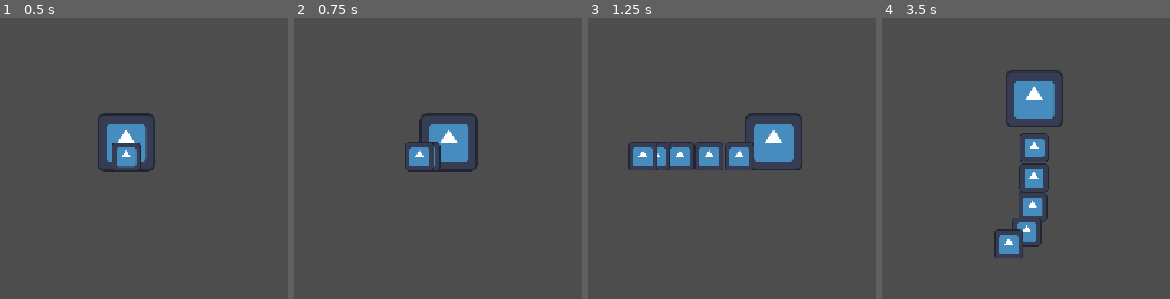
Above: before the commit, frames 1-4 (left to right).
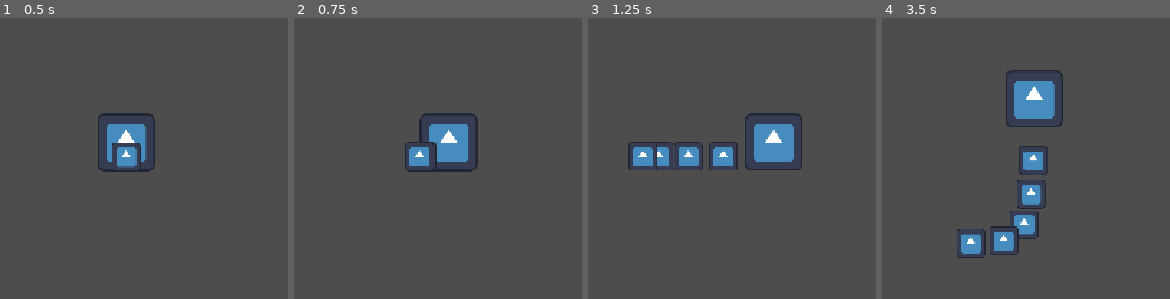
Above: after the commit, the same moments.

Repository: frantisek-boura/summoner-game
Game: Godot game, scene res://scenes/player/player.tscn
Same seed, same stepped clock (60 frames per second), same inputs: the game is played once before the commit and once after it. The engine's default icon, where the game draws it, is replaced by a stand-in: a white triangle on a blue panel in a dark square.
Inputs (mouse positions are in pixels of both pictures, inside the frame that each line leads up to):
- Up to frame 1 (0.5 s): no input
- Up to frame 2 (0.75 s): tap Enter at 0.5 s; move the mouse to (outside the picture) at 0.52 s; hold D (right) from 0.53 s (still down); hold E (minion_selector) from 0.53 s (still down); click (outside the picture) at 0.67 s
- Up to frame 3 (1.25 s): keep holding D (right); keep holding E (minion_selector)
- Up to frame 4 (3.5 s): move the mouse to (outside the picture) at 1.27 s; release D (right) at 1.28 s; release E (minion_selector) at 1.28 s; hold S (down) 1.28-2.03 s; tap E (minion_selector) at 1.35, 2.85 s; move the mouse to (1092, 74) at 2.02 s; hold D (right) 2.03-2.78 s; hold E (minion_selector) 2.03-2.78 s; move the mouse to (974, 265) at 2.77 s; hold W (up) from 2.78 s (still down); click (974, 265) at 2.92 s

Frame 1 is identical in both runs. In frame 2, 0.2% of the frame differs, in the area x 48-52%, y 44-55%; in frame 3, 1.7%; in frame 4, 3.7%, in the area x 26-58%, y 40-86%.

Commit message:
fix: render selection menu properly

Diff:
--- a/scenes/player/minion/minion.tscn
+++ b/scenes/player/minion/minion.tscn
@@ -49,9 +49,8 @@
 debug_color = Color(0.39926603, 0, 0.022066697, 0.41960785)
 
 [node name="minion_movement" parent="." unique_id=248751734 instance=ExtResource("4_fqypg")]
-select_lerp_weight = 0.15000000000000002
-follow_lerp_weight = 0.15000000000000002
-owner_lerp_weight = 0.15000000000000002
+select_lerp_weight = 0.1
+follow_lerp_weight = 0.1
 select_movement_speed = 500.0
 select_acceleration_speed = 1000.0
 movement_speed = 400.0
--- a/scenes/player/minion_manager/minion_path.tscn
+++ b/scenes/player/minion_manager/minion_path.tscn
@@ -10,4 +10,4 @@
 
 [node name="timer" type="Timer" parent="." unique_id=1718975064]
 process_callback = 0
-wait_time = 0.15
+wait_time = 0.18
--- a/scripts/player/minion/states/minion_select_state.gd
+++ b/scripts/player/minion/states/minion_select_state.gd
@@ -18,7 +18,7 @@
 	await minion.movement.target_position_received
 
 func exit() -> void:
-	pass
+	minion.movement.in_owner_position.emit()
 
 func frames(_delta: float) -> State:
 	return null
--- a/scripts/player/minion/states/minion_select_state_2.gd
+++ b/scripts/player/minion/states/minion_select_state_2.gd
@@ -16,8 +16,6 @@
 
 	minion.movement.request_select_position.emit(minion)
 	await minion.movement.target_position_received
-
-	minion.movement.in_owner_position.emit()
 
 func exit() -> void:
 	pass
--- a/scripts/player/minion_manager/minion_manager.gd
+++ b/scripts/player/minion_manager/minion_manager.gd
@@ -24,7 +24,6 @@
 var angle: float = 0
 
 signal selection_ready
-signal request_open_menu
 
 func _ready() -> void:
 	assert(radial_minion_menu != null, "MINION MANAGER: Radial Minion Menu not set.")
@@ -86,6 +85,7 @@
 	radial_minion_menu.hide()
 	if make_selection:
 		radial_minion_menu.make_selection()
+	angle = 0
 
 func update_minion_owner_position() -> void:
 	for minion: Minion in minion_handler.forcible_minions.keys():
@@ -107,7 +107,6 @@
 	selected_minion_indicator.enable(minion)
 
 func _on_all_minions_ready(new_state: State) -> void:
-	print("ready")
 	for minion: Minion in minion_handler.forcible_minions.keys():
 		minion.state_machine.change_state_safe(new_state.name)
 
@@ -162,7 +161,7 @@
 	selection_ready.emit()
 
 func _on_in_owner_position() -> void:
-	request_open_menu.emit()
+	open_selection_menu()
 
 func _on_minion_tree_changed(minion: Minion = null) -> void:
 	radial_minion_menu.set_options(minion_handler.forcible_minions.keys())
--- a/scripts/player/states/player_idle_state.gd
+++ b/scripts/player/states/player_idle_state.gd
@@ -35,7 +35,6 @@
 
 func input_event(event: InputEvent) -> State:
 	if event.is_action_pressed("minion_selector") and not player.minion_manager.is_selecting():
-		player.minion_manager.open_selection_menu()
 		player.minion_manager.change_to_select_state()
 	if event.is_action_released("minion_selector") and player.minion_manager.is_selecting():
 		player.minion_manager.close_selection_menu(true)
